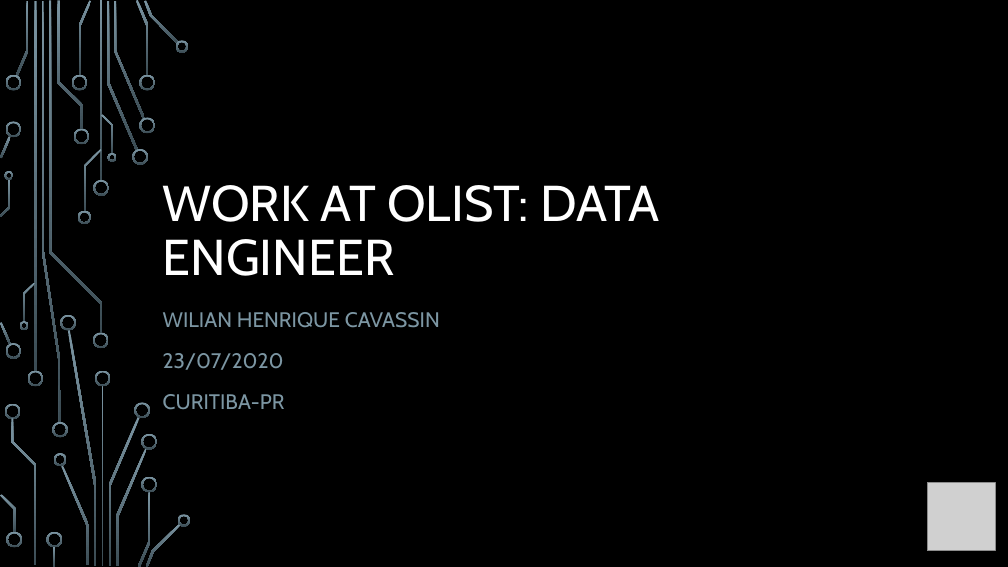
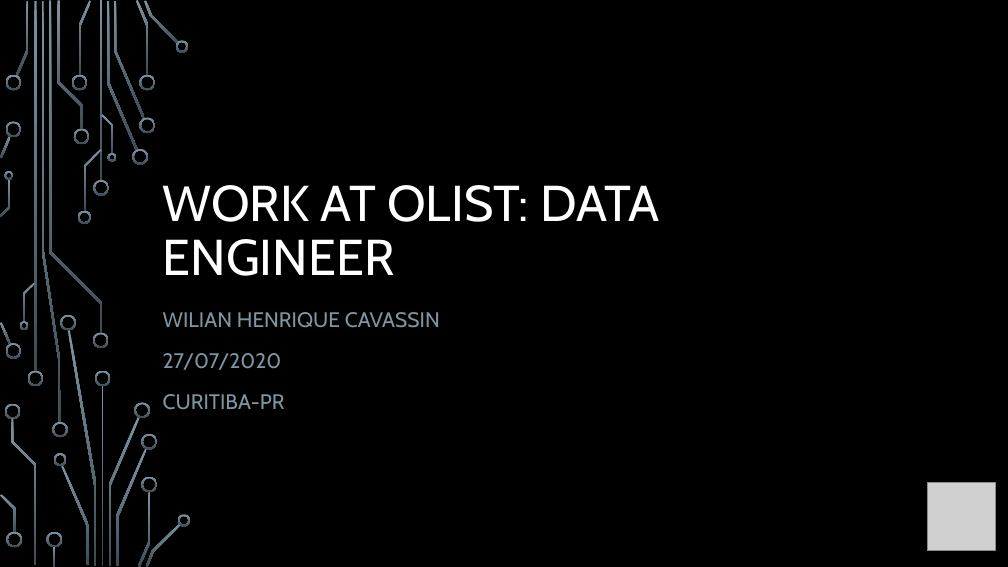
Before and after one commit to WilianCavassin/DataEngineer_Olist, a slide deck: slide 1 of Presentations/Work at olist [Autosaved].pptx. Drawn at 1008x567 pixels with LibreOffice and Linux fonts; fonts in the diff are those of the drawing; grey boxes stand for pictures; background and template pictures are left out. Boxes give left, top, right and bottom in pixels: in the first picture for what was removed or moved away, otherwise in the second. Text is boxed around its words. In the diff, an @@ line names an element or a change of style, - is before the commit and + after.

```diff
--- a/Presentations/Work at olist [Autosaved].pptx
+++ b/Presentations/Work at olist [Autosaved].pptx
@@ subtitle at [163,353,282,370]: text changed @@
-23/07/2020
+27/07/2020
```
Also in this commit, not shown: 9 other slides changed, 5 slides added, 3 slides removed, 7 other files.
